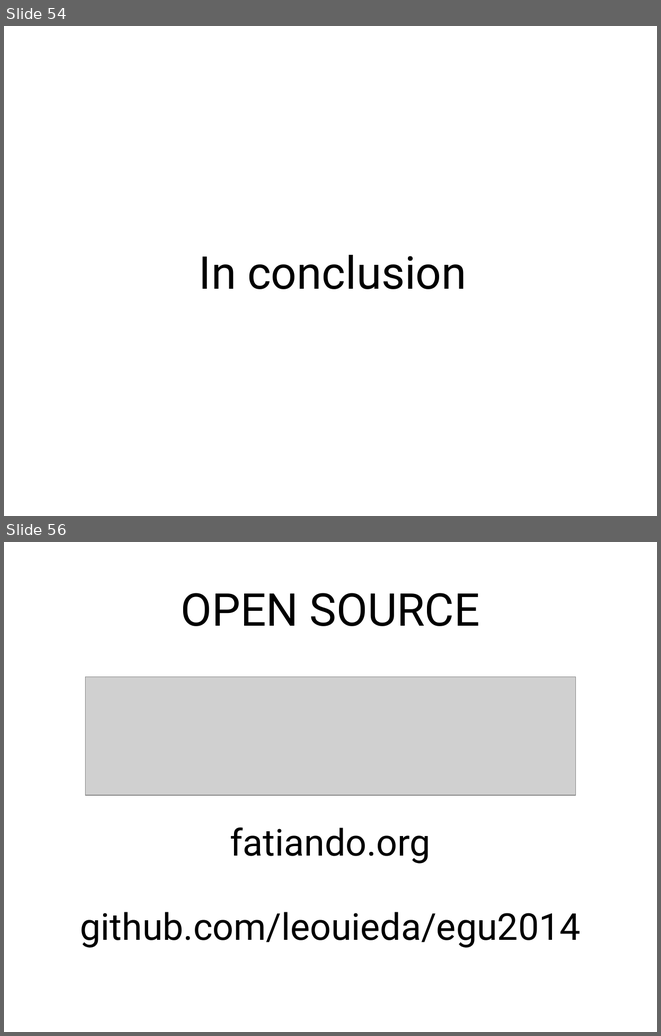
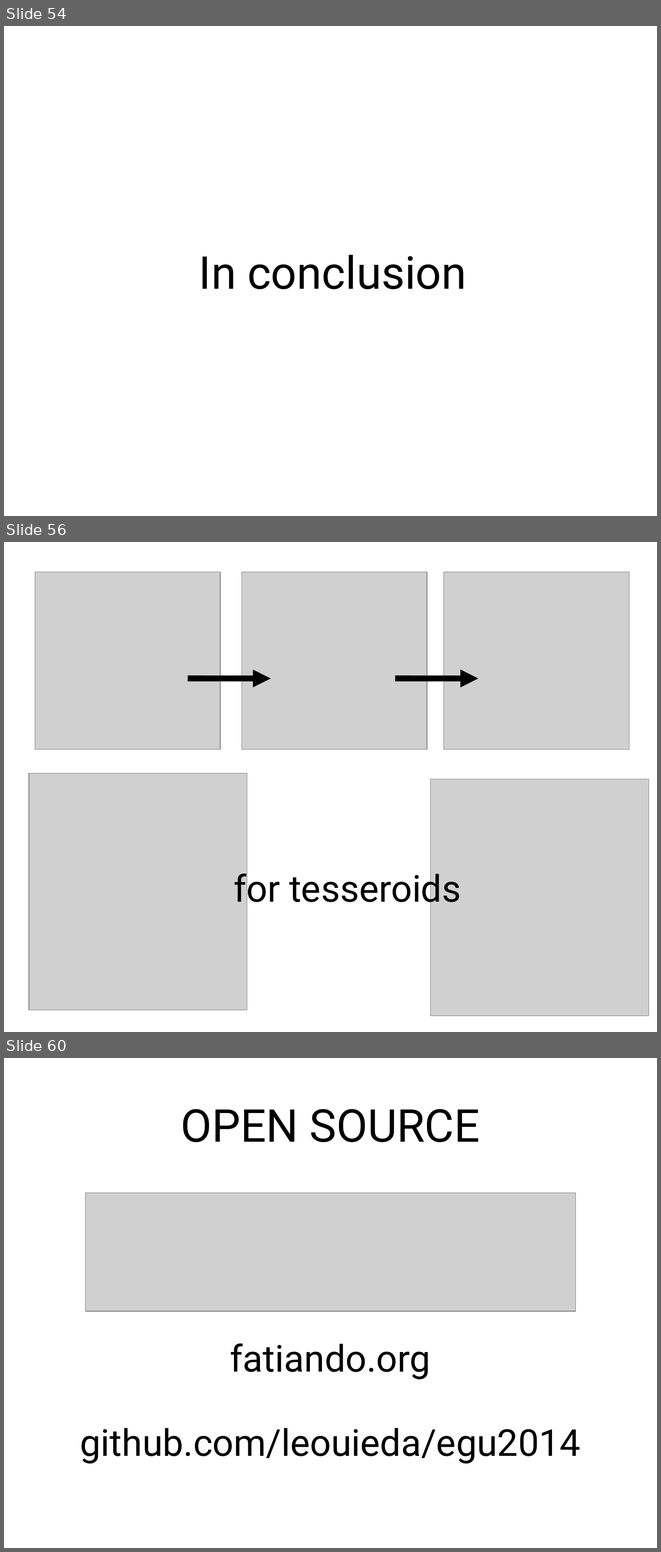
Before and after one commit to leouieda/egu2014, a slide deck: presentation/slides.odp. Shown one above the other, each under a label of ours: slides 54 and 56 before the commit, slides 54, 56 and 60 after it; the slides between them are not shown. The pictures are 661x1036 and 661x1552 pixels, drawn with LibreOffice and Linux fonts; fonts in the diff are those of the drawing; grey boxes stand for pictures. Boxes give left, top, right and bottom in pixels: in the first picture for what was removed or moved away, otherwise in the second. Text is boxed around its words. In the diff, an @@ line names an element or a change of style, - is before the commit and + after.

```diff
--- a/presentation/slides.odp
+++ b/presentation/slides.odp
@@ slide 56 added at [4, 542, 657, 1032], background #FFFFFF @@
@@ picture added at [35, 572, 220, 749] @@
@@ picture added at [241, 572, 427, 749] @@
@@ picture added at [444, 572, 629, 749] @@
@@ arrow added from (188, 678) to (271, 678), #000000 7.2 pt @@
@@ arrow added from (395, 678) to (478, 678), #000000 7.2 pt @@
@@ picture added at [29, 773, 247, 1010] @@
@@ picture added at [431, 779, 648, 1016] @@
@@ text added at [233, 868, 461, 910], 45 pt, text #000000 @@
+for tesseroids
@@ what was slide 56 is now slide 60 @@
```
Also in this commit, not shown: 4 other slides added, 1 slide removed.
